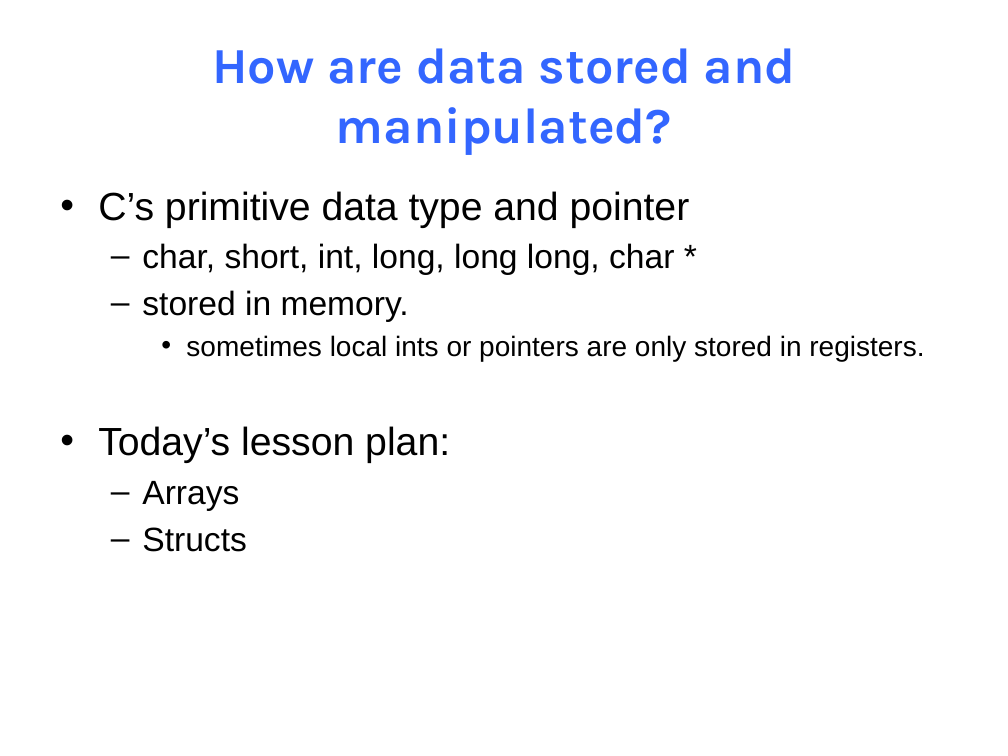
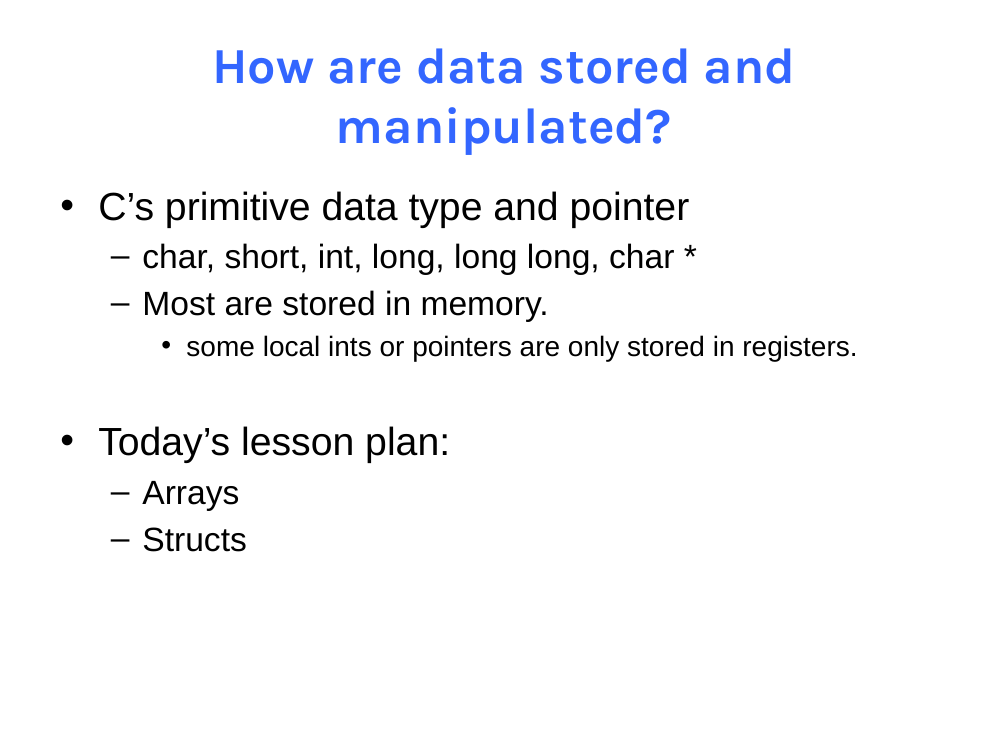
Before and after one commit to NYU-CSO/nyu-cso.github.io, a slide deck: slide 3 of notes/09-Machine_Data.pptx. Drawn at 1008x756 pixels with LibreOffice and Linux fonts; fonts in the diff are those of the drawing. Boxes give left, top, right and bottom in pixels: in the first picture for what was removed or moved away, otherwise in the second. Text is boxed around its words. In the diff, an @@ line names an element or a change of style, - is before the commit and + after.

```diff
--- a/notes/09-Machine_Data.pptx
+++ b/notes/09-Machine_Data.pptx
@@ text at [142,290,857,361]: text changed @@
-  – stored in memory.
-    • sometimes local ints or pointers are only stored in registers.
+  – Most are stored in memory.
+    • some local ints or pointers are only stored in registers.
```
Also in this commit, not shown: 1 other slide changed, 4 other files.
